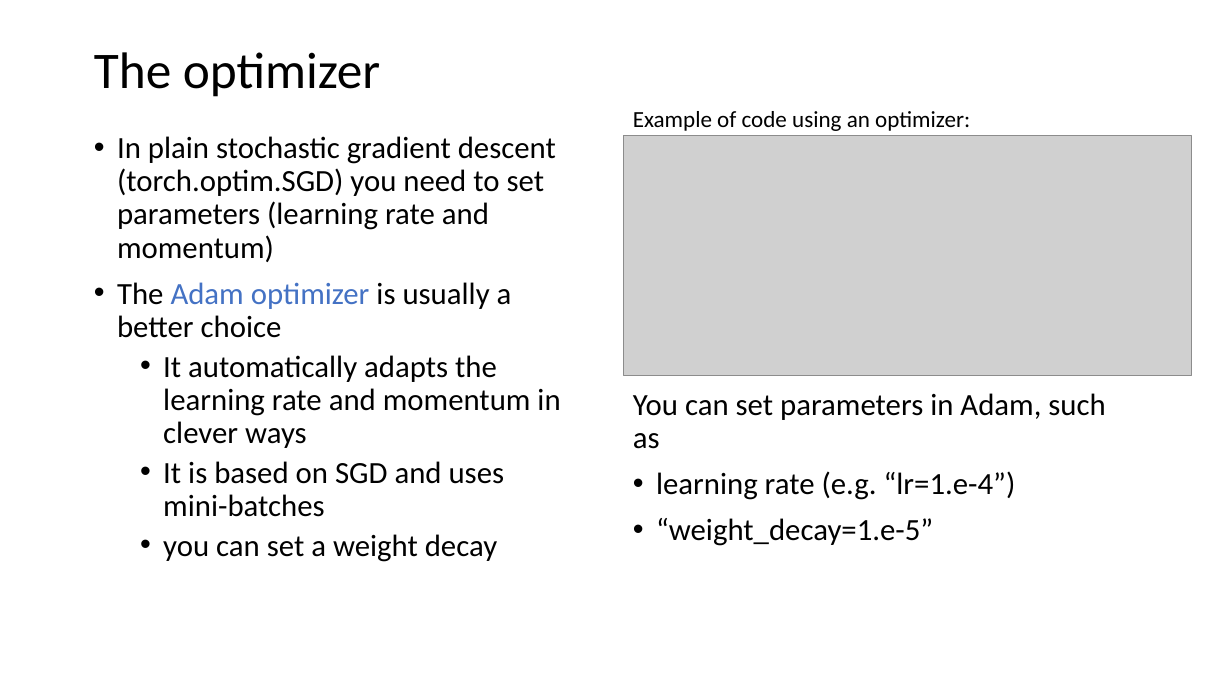
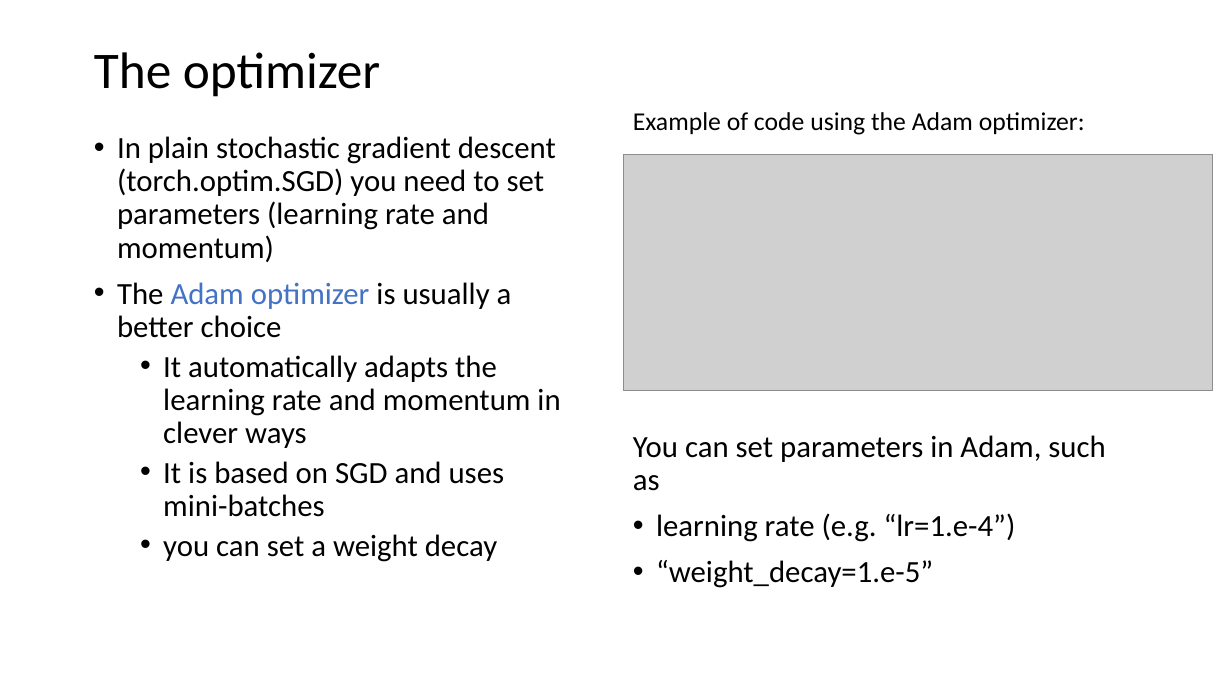
Before and after one commit to Center-for-Health-Data-Science/IntroToML, a slide deck: slide 8 of Day2/NNintro2.pptx (slide 5 before the commit). Drawn at 1232x693 pixels with LibreOffice and Linux fonts; fonts in the diff are those of the drawing; grey boxes stand for pictures. Boxes give left, top, right and bottom in pixels: in the first picture for what was removed or moved away, otherwise in the second. Text is boxed around its words. In the diff, an @@ line names an element or a change of style, - is before the commit and + after.

Commit message:
Upd slides

```diff
--- a/Day2/NNintro2.pptx
+++ b/Day2/NNintro2.pptx
@@ text at (x1=633, y1=112, x2=1085, y2=135): text changed; size 18 to 20 pt @@
-Example of code using an optimizer:
+Example of code using the Adam optimizer:
@@ picture resized from (x1=624, y1=136, x2=1191, y2=376) to (x1=624, y1=154, x2=1214, y2=391) @@
@@ text "You can set parameters in ..." moved from (x1=633, y1=393, x2=1105, y2=546) to (x1=633, y1=435, x2=1105, y2=588) @@
```
Also in this commit, not shown: 1 other slide changed, 3 slides added, 5 other files.
